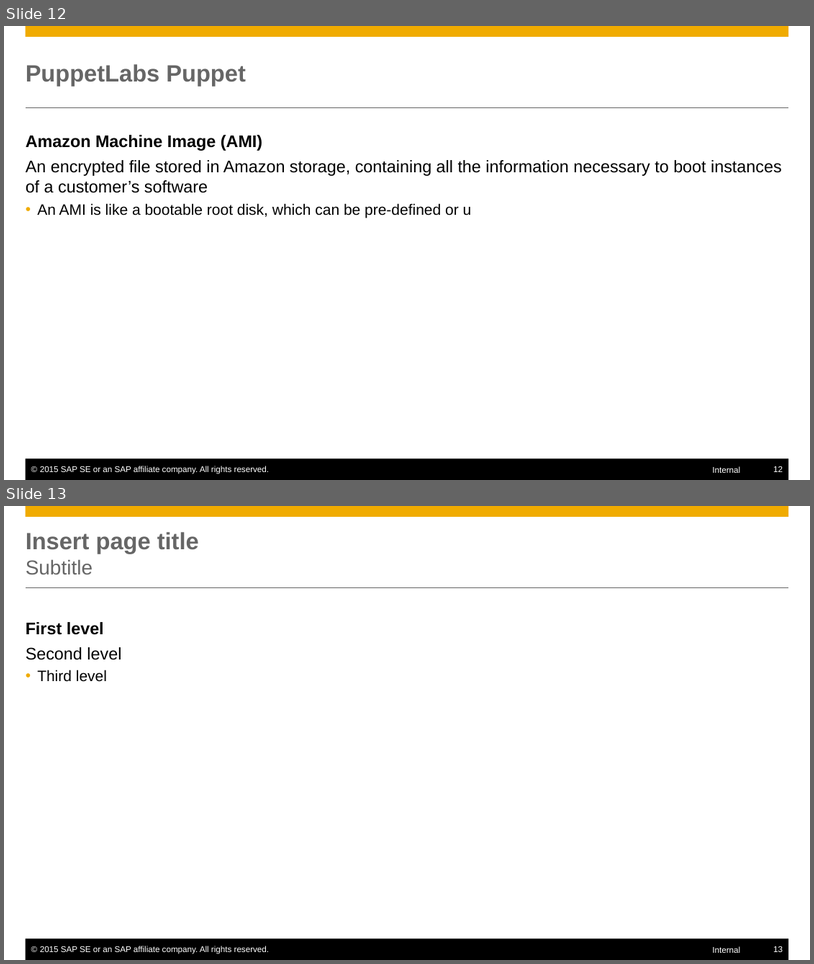
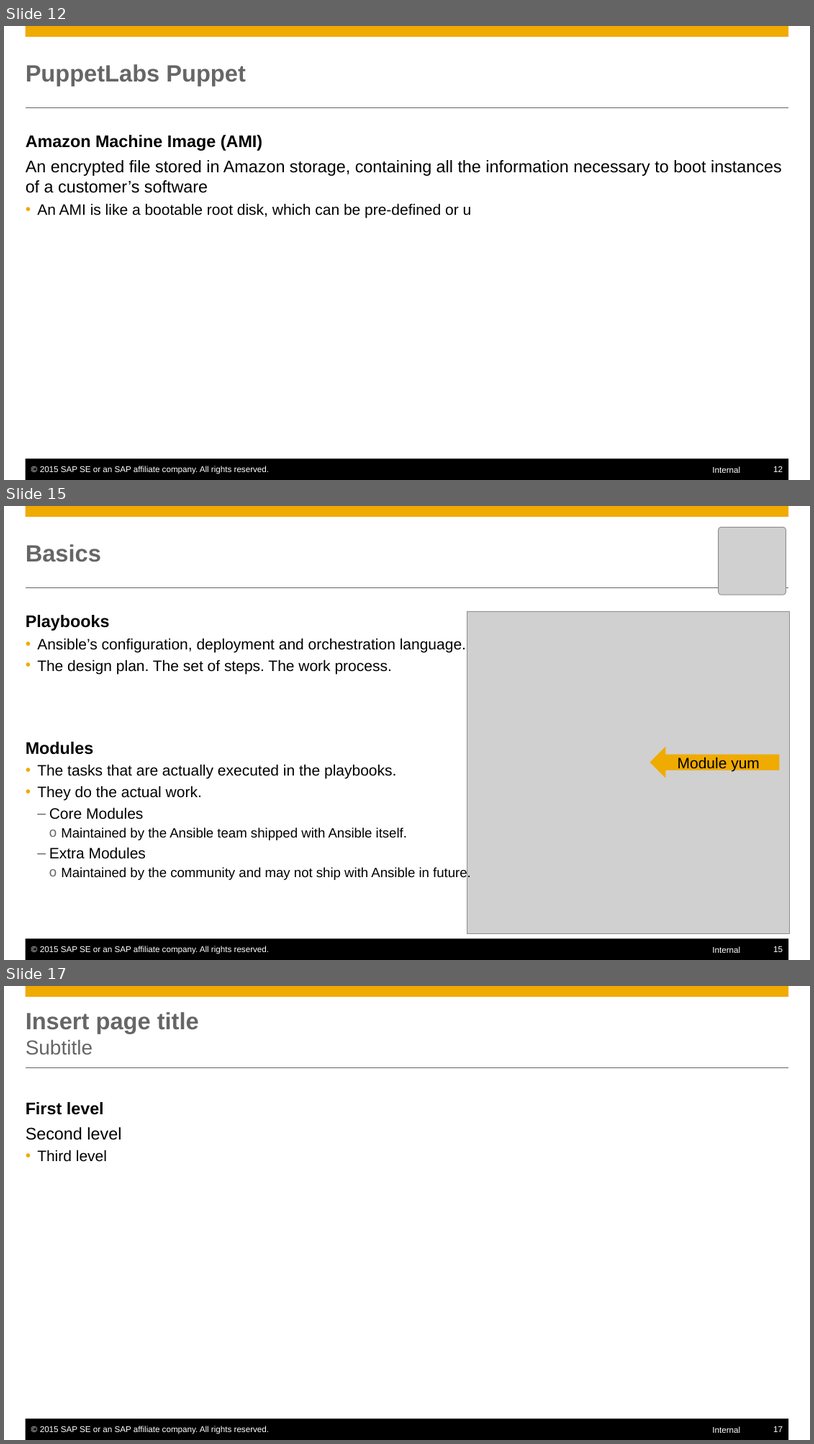
Before and after one commit to Hingo/ansible_meteor, a slide deck: presentation/Ansible.potx. Shown one above the other, each under a label of ours: slides 12 and 13 before the commit, slides 12, 15 and 17 after it; the slides between them are not shown. The pictures are 814x964 and 814x1444 pixels, drawn with LibreOffice and Linux fonts; fonts in the diff are those of the drawing; grey boxes stand for pictures. Boxes give left, top, right and bottom in pixels: in the first picture for what was removed or moved away, otherwise in the second. Text is boxed around its words. In the diff, an @@ line names an element or a change of style, - is before the commit and + after.

Commit message:
Introduced some Ansible basics stuff. Now working on Ansible galaxy and Infrastructure Automation.

```diff
--- a/presentation/Ansible.potx
+++ b/presentation/Ansible.potx
@@ slide 15 added at bbox=[4, 506, 810, 960], background #FFFFFF; not listed: 6 template elements that a slide beside it also shows @@
@@ picture added at bbox=[718, 527, 786, 595] @@
@@ title added at bbox=[26, 544, 101, 562], 28 pt, text #666666, bold @@
+Basics
@@ picture added at bbox=[467, 612, 790, 933] @@
@@ text added at bbox=[26, 615, 471, 880], 18 pt, text #000000 @@
+Playbooks
+    • Ansible’s configuration, deployment and orchestration language.
+    • The design plan. The set of steps. The work process.
+Modules
+    • The tasks that are actually executed in the playbooks.
+    • They do the actual work.
+      – Core Modules
+        o Maintained by the Ansible team shipped with Ansible itself.
+      – Extra Modules
+        o Maintained by the community and may not ship with Ansible in future.
@@ left arrow added at bbox=[651, 746, 779, 777], fill #F0AB00, 18 pt, text #000000 @@
+Module yum
@@ what was slide 13 is now slide 17 @@
@@ page number at bbox=[774, 1426, 783, 1432]: text changed @@
-13
+17
```
Also in this commit, not shown: 1 slide changed, 3 other slides added.
